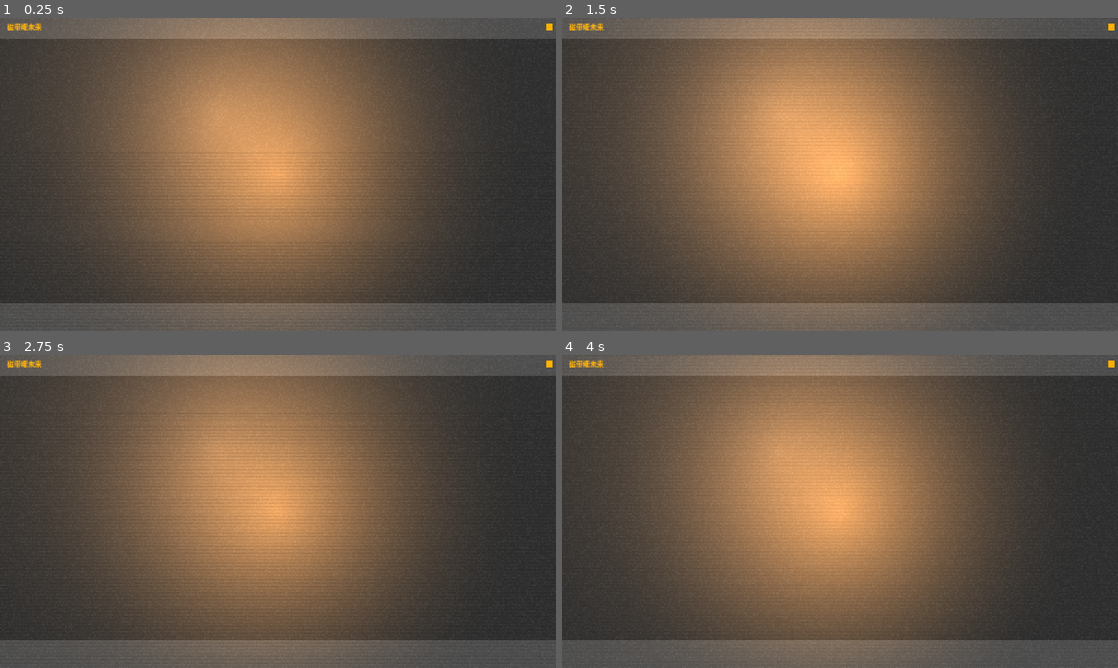
Above: before the commit, frames 1-4 (two rows, left to right).
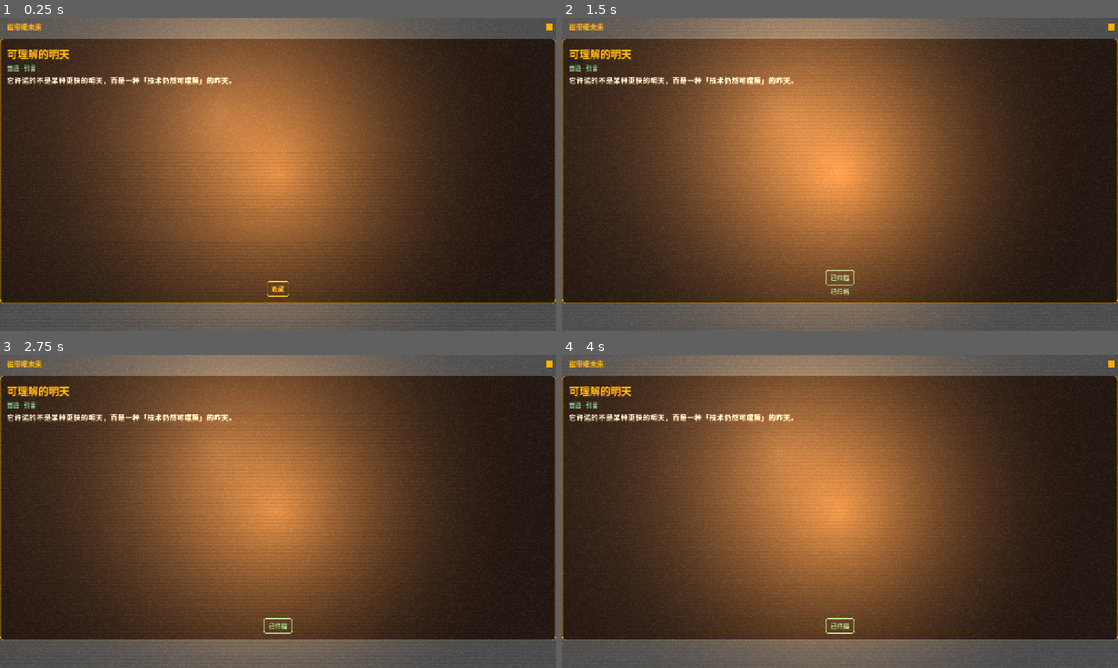
Above: after the commit, the same moments.

Repository: andyluss/LiveRefu
Game: Godot game, scene res://scenes/app/main.tscn
The game is run twice, just before and just after one commit, with the same random seed, the same clock (stepped at 60 frames per second) and the same inputs.
Inputs (mouse positions are in pixels of both pictures, inside the frame that each line leads up to):
- Up to frame 1 (0.25 s): no input
- Up to frame 2 (1.5 s): click (840, 290) at 0.5 s, where only the run after the commit has a clickable "收藏"; tap Enter at 1.25 s; tap F at 1.35 s
- Up to frame 3 (2.75 s): tap Space at 1.52, 2.27 s; tap F at 2.1 s
- Up to frame 4 (4 s): tap F at 2.85, 3.6 s; tap Space at 3.77 s

The runs differ from the first frame. In frame 1, 84% of the frame differs, in the area x 0-100%, y 6-92%; in frame 2, 84%; in frame 3, 84%; in frame 4, 84%.

Commit message:
feat(ui-artist-a): 接线M1收藏卡UI(收藏按钮/已归档反馈/事件驱动)

Diff:
--- a/projects/tomorrows-channel/game/scenes/channel/tape_channel_panel.gd
+++ b/projects/tomorrows-channel/game/scenes/channel/tape_channel_panel.gd
@@ -11,23 +11,52 @@
 ## 主美术基线（docs/lead-artist/05_m1-tape-baseline.md）：占位皮肤基调 §5.1——
 ## 顶栏（琥珀等宽字 + 常亮电源灯）→ 中央窗口（暗底 + 琥珀/绿单色）→ 底部控制带。
 ## M1 只做一档，不做多档变体；信号层内容被限制在窗口内渲染。
+##
+## 收藏 1 卡（M1 出口标准 #4 · UI 侧职责 = 呈现 + 事件 emit + 订阅驱动界面）：
+##  - 收藏逻辑（校验/归档/碎片）与内容卡池归主程序/数值侧（scripts/collection_controller.gd）。
+##  - 收藏按钮 → 广播 event_bus.collect_requested(card_id)；主程序校验归档后广播
+##    event_bus.card_collected(card_id, rarity)，本面板订阅后置「已归档」轻反馈。
+##  - 事件契约（collect_requested / card_collected）与对齐见 docs/ui-artist-a/06_m1-ui-godot-impl.md §五点六。
+##  - 页面展示「当前可收藏的卡」（title / rarity / 摘要）——数据驱动的呈现，代码零硬编码 id。
 
 ## 频道皮肤 Token（换肤载体）。初始化时由父级/装载器注入 tape_channel_skin.tres。
 @export var skin: ChannelSkin
 
 ## 频道名（占位：真实值来自 channel 表，代码零硬编码）
 @export var channel_name: String = "磁带暖未来"
+
+## 当前展示的内容卡 id（由主程序装配时从内容卡池注入，数据驱动；M1 取池首张）。
+## 本面板据此取卡呈现并发出 collect_requested(card_id)。
+@export var current_card_id: String = ""
 
 # 结果缓存（tscn 内唯一命名节点；用 % 引用）
 @onready var _channel_title: Label = %ChannelTitle
 @onready var _window: Control = %Window
 @onready var _pwr_led: ColorRect = %PwrLed
+@onready var _card_title: Label = %CardTitle
+@onready var _card_meta: Label = %CardMeta
+@onready var _card_body: Label = %CardBody
+@onready var _collect_button: Button = %CollectButton
+@onready var _collect_feedback: Label = %CollectFeedback
+
+## 当前展示的可收藏卡（content_card 表一行）。真值由主程序/数值侧供；本面板只读呈现。
+var current_card: Dictionary = {}
+
+## 当前卡是否已收藏（UI 侧镜像；收藏真值归 CollectionController.gallery）。
+var _collected: bool = false
+
+## "已归档"轻反馈的淡入/淡出 Tween 引用。
+var _feedback_tween: Tween = null
 
 
 func _ready() -> void:
 	# 换肤入口：把 token 应用到本面板各部件（结构不动，仅取色）。
 	_apply_skin()
 	_build_static_layout(_static_skin())
+	# 收藏 1 卡（UI 侧）：装载当前可收藏卡 → 呈现 → 接事件（emit collect_requested / 订阅 card_collected）。
+	_load_current_card()
+	_render_card()
+	_connect_collect_events()
 
 
 ## 换肤：仅把「随频道变」的 Token 值填进骨架，绝不改骨架结构。
@@ -41,6 +70,18 @@
 	# 电源指示灯常亮（琥珀，属基底不可关）——对齐主美术基线 §5.1
 	if _pwr_led:
 		_pwr_led.color = skin.lut_phosphor_amber
+	# 中央窗口 = 暗底（CRT 屏，荧光体只在其上成立）——对齐主美术基线 §5.1
+	if _window:
+		_window.add_theme_stylebox_override("panel", _window_style(skin))
+	# 收藏卡文字：标题=主荧光琥珀、稀有度/类型=辅荧光绿、正文=暖白高光（可读）
+	if _card_title:
+		_card_title.add_theme_color_override("font_color", skin.lut_phosphor_amber)
+	if _card_meta:
+		_card_meta.add_theme_color_override("font_color", skin.lut_phosphor_green)
+	if _card_body:
+		_card_body.add_theme_color_override("font_color", skin.lut_lit_warm)
+	# 收藏按钮/反馈的 token 色（常态=主荧光；已收藏=辅荧光绿）——不硬编码 hex
+	_apply_collect_visual()
 
 
 ## @pending: 主程序确认「运行时 Token 热切换」或「预烘焙 UI 主题」后，
@@ -55,7 +96,164 @@
 	pass
 
 
+# ---------------------------------------------------------------------------
+# 收藏 1 卡 · UI 侧呈现（data-driven：卡池一张 → title/rarity/摘要）
+# ---------------------------------------------------------------------------
+
+## 装载「当前可收藏的卡」：优先按注入的 current_card_id 取，兜底取卡池第一张。
+## 卡池权威源（config_loader.content_cards / content_card.json 表）归主程序/数值侧；本面板只读。
+func _load_current_card() -> void:
+	if is_instance_valid(config_loader):
+		if current_card_id != "":
+			current_card = config_loader.get_content_card(current_card_id)
+		if current_card.is_empty():
+			var pool: Array = config_loader.get_content_card_pool()
+			if pool.size() > 0 and pool[0] is Dictionary:
+				current_card = pool[0]
+	# 兜底同步 current_card_id（AppController 亦注入；此处保证无注入时按钮仍可用）。
+	if current_card_id == "":
+		current_card_id = String(current_card.get("id", ""))
+
+
+## 呈现当前卡（title / rarity+type / 摘要）。摘要取 body 前 40 字，防长文撑爆窗口。
+func _render_card() -> void:
+	if current_card.is_empty():
+		_card_title.text = ""
+		_card_meta.text = ""
+		_card_body.text = ""
+		_render_collect_state()
+		return
+	_card_title.text = String(current_card.get("title", ""))
+	_card_meta.text = _format_card_meta(current_card)
+	_card_body.text = _format_card_summary(current_card)
+	_render_collect_state()
+
+
+## 卡元信息：稀有度 + 类型（中文可读；枚举直填，代码不硬编码文案映射）。
+func _format_card_meta(card: Dictionary) -> String:
+	var parts: Array[String] = []
+	var rarity := _rarity_label(String(card.get("rarity", "")))
+	if rarity != "":
+		parts.append(rarity)
+	var ctype := _type_label(String(card.get("type", "")))
+	if ctype != "":
+		parts.append(ctype)
+	return " · ".join(parts)
+
+
+func _rarity_label(rarity: String) -> String:
+	match rarity:
+		"common": return "普通"
+		"rare": return "稀有"
+		"cult": return "典藏"
+	return rarity
+
+
+func _type_label(ctype: String) -> String:
+	match ctype:
+		"image_text": return "图文"
+		"motion": return "影音"
+		"quote": return "引言"
+	return ctype
+
+
+## 摘要：正文前 40 字 + 省略号（UI 最小可读，不截断中文字符）。
+func _format_card_summary(card: Dictionary) -> String:
+	var body := String(card.get("body", ""))
+	if body.length() <= 40:
+		return body
+	return body.substr(0, 40) + "…"
+
+
+## 收藏按钮态：常态「收藏」/ 已收藏「已归档」（禁用）。
+func _render_collect_state() -> void:
+	_collect_button.text = "已归档" if _collected else "收藏"
+	_collect_button.disabled = _collected
+	_apply_collect_visual()
+
+
+## 收藏按钮/反馈的 token 上色（常态=主荧光琥珀；已收藏=辅荧光绿）。
+## 永不硬编码十六进制——一切取自 skin（主美术磁带基线 token）。
+func _apply_collect_visual() -> void:
+	if skin == null:
+		return
+	var fg := skin.lut_phosphor_green if _collected else skin.lut_phosphor_amber
+	_collect_button.add_theme_color_override("font_color", fg)
+	_collect_button.add_theme_color_override("font_hover_color", fg)
+	_collect_button.add_theme_color_override("font_pressed_color", fg)
+	_collect_button.add_theme_color_override("font_disabled_color", skin.lut_phosphor_green)
+	for state in ["normal", "hover", "pressed", "disabled"]:
+		_collect_button.add_theme_stylebox_override(state, _collect_button_style(skin, fg))
+	if _collect_feedback:
+		_collect_feedback.add_theme_color_override("font_color", skin.lut_phosphor_green)
+
+
+# ---------------------------------------------------------------------------
+# 收藏 1 卡 · 事件契约（emit collect_requested / 订阅 card_collected）
+# ---------------------------------------------------------------------------
+
+## 接收藏事件：收藏按钮 → collect_requested(card_id)；订阅 card_collected 驱动"已归档"反馈。
+func _connect_collect_events() -> void:
+	_collect_button.pressed.connect(_on_collect_pressed)
+	# 订阅逻辑层收藏确认（UI 只经 event_bus 订阅，不持有收藏真值）。
+	event_bus.card_collected.connect(_on_card_collected)
+
+
 ## 收藏动作入口（M1 最小：点卡收藏 → 最小列表 1 条 + 归档反馈）。
-## @pending: 接事件总线后广播 collect_requested(card_id)，由收藏列表消费。
+## UI 只发请求：广播 collect_requested(card_id)；校验/归档/碎片由 CollectionController 处理。
+## 事件名（collect_requested / card_collected）与主程序对齐，见 docs/ui-artist-a/06_m1-ui-godot-impl.md §五点六。
 func _on_collect_pressed() -> void:
-	pass
+	if current_card_id == "":
+		push_warning("TapeChannelPanel: 当前无内容卡 id，无法收藏")
+		return
+	event_bus.collect_requested.emit(current_card_id)
+
+
+## 订阅 card_collected：当前展示卡已收藏 → 置"已归档"态 + 轻反馈（不打断专注，静默可用）。
+func _on_card_collected(card_id: String, _rarity: String) -> void:
+	if String(current_card.get("id", "")) != card_id:
+		return
+	_collected = true
+	_render_card()
+	_show_collect_feedback()
+
+
+## "已归档"轻反馈：极简淡入→停留→淡出。不弹窗/不遮罩/不抢焦；静默可用（不动效层也成立）。
+func _show_collect_feedback() -> void:
+	_collect_feedback.visible = true
+	_collect_feedback.modulate.a = 0.0
+	if _feedback_tween and _feedback_tween.is_valid():
+		_feedback_tween.kill()
+	_feedback_tween = create_tween()
+	_feedback_tween.tween_property(_collect_feedback, "modulate:a", 1.0, 0.12)
+	_feedback_tween.tween_interval(1.6)
+	_feedback_tween.tween_property(_collect_feedback, "modulate:a", 0.0, 0.4)
+	_feedback_tween.tween_callback(func() -> void: _collect_feedback.visible = false)
+
+
+# ---------------------------------------------------------------------------
+# 磁带皮肤 StyleBox（仅为布局骨架上的"取色"载体，不硬编码 hex）
+# ---------------------------------------------------------------------------
+
+## 中央窗口（暗底 + 琥珀包边）——对齐主美术基线 §5.1 / §三 终端边框。
+func _window_style(s: ChannelSkin) -> StyleBoxFlat:
+	var sb := StyleBoxFlat.new()
+	sb.bg_color = s.lut_base_dark
+	sb.border_color = s.lut_phosphor_amber
+	sb.set_border_width_all(1)
+	sb.set_corner_radius_all(8)
+	return sb
+
+
+## 收藏按钮 StyleBox（暗底 + 荧光包边；fg 由状态决定：常态琥珀 / 已收藏绿）。
+func _collect_button_style(s: ChannelSkin, fg: Color) -> StyleBoxFlat:
+	var sb := StyleBoxFlat.new()
+	sb.bg_color = s.lut_base_dark
+	sb.border_color = fg
+	sb.set_border_width_all(1)
+	sb.set_corner_radius_all(4)
+	sb.content_margin_left = 12.0
+	sb.content_margin_right = 12.0
+	sb.content_margin_top = 6.0
+	sb.content_margin_bottom = 6.0
+	return sb
--- a/projects/tomorrows-channel/game/scenes/channel/tape_channel_panel.tscn
+++ b/projects/tomorrows-channel/game/scenes/channel/tape_channel_panel.tscn
@@ -51,6 +51,54 @@
 layout_mode = 2
 size_flags_vertical = 3
 
+[node name="CardBox" type="VBoxContainer" parent="Layout/Window"]
+unique_name_in_owner = true
+layout_mode = 1
+anchors_preset = 15
+anchor_right = 1.0
+anchor_bottom = 1.0
+offset_left = 16.0
+offset_top = 16.0
+offset_right = -16.0
+offset_bottom = -16.0
+grow_horizontal = 2
+grow_vertical = 2
+
+[node name="CardTitle" type="Label" parent="Layout/Window/CardBox"]
+unique_name_in_owner = true
+layout_mode = 2
+theme_override_font_sizes/font_size = 24
+text = "第一盏暖灯"
+
+[node name="CardMeta" type="Label" parent="Layout/Window/CardBox"]
+unique_name_in_owner = true
+layout_mode = 2
+theme_override_font_sizes/font_size = 14
+text = "普通 · 图文"
+
+[node name="CardBody" type="Label" parent="Layout/Window/CardBox"]
+unique_name_in_owner = true
+layout_mode = 2
+size_flags_vertical = 3
+theme_override_font_sizes/font_size = 17
+autowrap_mode = 2
+text = "旧接收机点亮的第一盏暖灯，在夜里静静亮着。"
+
+[node name="CollectButton" type="Button" parent="Layout/Window/CardBox"]
+unique_name_in_owner = true
+layout_mode = 2
+size_flags_horizontal = 4
+theme_override_font_sizes/font_size = 14
+text = "收藏"
+
+[node name="CollectFeedback" type="Label" parent="Layout/Window/CardBox"]
+unique_name_in_owner = true
+layout_mode = 2
+theme_override_font_sizes/font_size = 14
+text = "已归档"
+visible = false
+horizontal_alignment = 1
+
 [node name="BottomBand" type="Control" parent="Layout"]
 custom_minimum_size = Vector2(0, 60)
 layout_mode = 2
Not shown, changed: projects/tomorrows-channel/docs/ui-artist-a/06_m1-ui-godot-impl.md
